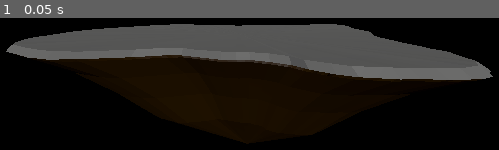
Above: before the commit, frame 1.
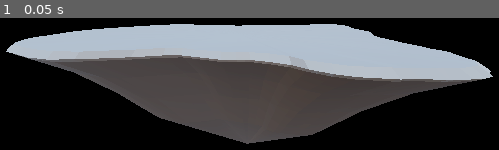
Above: after the commit, the same moment.

Repository: nilufarlakada/restfulweather
Game: Godot game, scene res://Scenes/main.tscn
The game is run twice, just before and just after one commit, with the same random seed, the same clock (stepped at 60 frames per second) and the same inputs.
Inputs:
- Up to frame 1 (0.05 s): no input

The runs differ from the first frame. In frame 1, 53% of the frame differs, in the area x 1-99%, y 4-96%.

Commit message:
added clouds and updated winter day/night scenes to display/not display clouds

Diff:
--- /dev/null
+++ b/Scenes/cloudy.tscn
@@ -0,0 +1,69 @@
+[gd_scene load_steps=8 format=3 uid="uid://b75gkabc5dced"]
+
+[ext_resource type="Script" uid="uid://e6hp1pc1vlye" path="res://Scripts/main.gd" id="1_v6g2j"]
+[ext_resource type="Script" uid="uid://c4b4xlktkr66k" path="res://Scripts/camer_root.gd" id="2_2nknx"]
+[ext_resource type="Script" uid="uid://cbwbu6lsmt1yc" path="res://Scripts/camera_pivot.gd" id="3_3ru78"]
+[ext_resource type="PackedScene" uid="uid://cbmv4npl1nqu3" path="res://ass/cloud.glb" id="5_2nknx"]
+
+[sub_resource type="ProceduralSkyMaterial" id="ProceduralSkyMaterial_wjvmw"]
+sky_horizon_color = Color(0.662243, 0.671743, 0.686743, 1)
+ground_horizon_color = Color(0.662243, 0.671743, 0.686743, 1)
+
+[sub_resource type="Sky" id="Sky_q3g74"]
+sky_material = SubResource("ProceduralSkyMaterial_wjvmw")
+
+[sub_resource type="Environment" id="Environment_jkhue"]
+background_mode = 2
+sky = SubResource("Sky_q3g74")
+tonemap_mode = 2
+glow_enabled = true
+fog_enabled = true
+fog_sun_scatter = 0.5
+
+[node name="Cloudy" type="Node3D"]
+script = ExtResource("1_v6g2j")
+
+[node name="WorldEnvironment" type="WorldEnvironment" parent="."]
+environment = SubResource("Environment_jkhue")
+
+[node name="CameraRoot" type="Node3D" parent="."]
+script = ExtResource("2_2nknx")
+
+[node name="CameraPivot" type="Node3D" parent="CameraRoot"]
+script = ExtResource("3_3ru78")
+
+[node name="Camera3D" type="Camera3D" parent="CameraRoot/CameraPivot"]
+transform = Transform3D(1, 0, 0, 0, 1, 0, 0, 0, 1, 1.8052, 2.90875, 14.3863)
+
+[node name="DirectionalLight3D" type="DirectionalLight3D" parent="."]
+transform = Transform3D(1, 0, 0, 0, 0.830878, 0.556455, 0, -0.556455, 0.830878, -10.252, 20.0656, 42.264)
+light_energy = 5.0
+
+[node name="HTTPRequest" type="HTTPRequest" parent="."]
+
+[node name="cloud" parent="." instance=ExtResource("5_2nknx")]
+transform = Transform3D(-6.99382e-08, 0, -1.6, 0, 1.6, 0, 1.6, 0, -6.99382e-08, -7.26263, 10.6991, 0.0372028)
+
+[node name="cloud7" parent="." instance=ExtResource("5_2nknx")]
+transform = Transform3D(-6.99382e-08, 0, -1.6, 0, 1.6, 0, 1.6, 0, -6.99382e-08, -6.56467, 8.19445, 3.91405)
+
+[node name="cloud5" parent="." instance=ExtResource("5_2nknx")]
+transform = Transform3D(-6.99382e-08, 0, -1.6, 0, 1.6, 0, 1.6, 0, -6.99382e-08, 4.03882, 9.28765, -0.0305862)
+
+[node name="cloud3" parent="." instance=ExtResource("5_2nknx")]
+transform = Transform3D(-4.37365e-08, -8.52318e-13, -1, -0.0339052, 0.999425, 1.48205e-09, 0.999425, 0.0339052, -4.37114e-08, -1.36844, 7.5473, -0.580378)
+
+[node name="cloud8" parent="." instance=ExtResource("5_2nknx")]
+transform = Transform3D(-4.37365e-08, -8.52318e-13, -1, -0.0339052, 0.999425, 1.48205e-09, 0.999425, 0.0339052, -4.37114e-08, 0.721795, 6.95346, 3.03276)
+
+[node name="cloud4" parent="." instance=ExtResource("5_2nknx")]
+transform = Transform3D(-5.68575e-08, -1.10801e-12, -1.3, -0.0440768, 1.29925, 1.92666e-09, 1.29925, 0.0440768, -5.68248e-08, -1.47413, 10.95, 0.0702019)
+
+[node name="cloud6" parent="." instance=ExtResource("5_2nknx")]
+transform = Transform3D(-5.68575e-08, -1.10801e-12, -1.3, -0.0440768, 1.29925, 1.92666e-09, 1.29925, 0.0440768, -5.68248e-08, -1.97969, 9.8756, 3.77926)
+
+[node name="cloud2" parent="." instance=ExtResource("5_2nknx")]
+transform = Transform3D(-5.68248e-08, 0, -1.3, 0, 1.3, 0, 1.3, 0, -5.68248e-08, -8.73753, 8.22518, -0.226191)
+
+[node name="cloud9" parent="." instance=ExtResource("5_2nknx")]
+transform = Transform3D(-5.68248e-08, 0, -1.3, 0, 1.3, 0, 1.3, 0, -5.68248e-08, 5.44614, 7.71371, 2.87095)
--- a/Scenes/idler.tscn
+++ b/Scenes/idler.tscn
@@ -143,8 +143,6 @@
 
 [node name="MorningState" type="Node" parent="StateMachine"]
 script = SubResource("GDScript_22vc3")
-metadata/_custom_type_script = "uid://vd18rpgl81ks"
 
 [node name="EveningState" type="Node" parent="StateMachine"]
 script = SubResource("GDScript_prfkh")
-metadata/_custom_type_script = "uid://c7emub3h2veov"
--- a/Scenes/main.tscn
+++ b/Scenes/main.tscn
@@ -7,6 +7,8 @@
 [ext_resource type="Script" uid="uid://0w7daxqx75iv" path="res://Scripts/scenestatemachine.gd" id="5_6bp64"]
 [ext_resource type="Script" uid="uid://ca3gc4nqn4h6e" path="res://Scenes/winter_day.gd" id="6_344ge"]
 [ext_resource type="Script" uid="uid://cmchly3lqqnyn" path="res://Scenes/winter_night.gd" id="7_ynf5e"]
+[ext_resource type="PackedScene" uid="uid://cgrs2eermwraq" path="res://Scenes/snowing.tscn" id="8_344ge"]
+[ext_resource type="PackedScene" uid="uid://b75gkabc5dced" path="res://Scenes/cloudy.tscn" id="8_ynf5e"]
 
 [node name="Main" type="Node3D"]
 script = ExtResource("1_bo1nx")
@@ -30,6 +32,16 @@
 
 [node name="HTTPRequest" type="HTTPRequest" parent="WM"]
 
+[node name="WeatherConditions" type="Node3D" parent="."]
+
+[node name="Clouds" parent="WeatherConditions" instance=ExtResource("8_ynf5e")]
+visible = false
+script = null
+
+[node name="Snowing" parent="WeatherConditions" instance=ExtResource("8_344ge")]
+visible = false
+script = null
+
 [node name="SceneStateMachine" type="Node" parent="."]
 script = ExtResource("5_6bp64")
 metadata/_custom_type_script = "uid://0w7daxqx75iv"
--- a/Scenes/snowing.tscn
+++ b/Scenes/snowing.tscn
@@ -1,9 +1,8 @@
-[gd_scene load_steps=17 format=3 uid="uid://cgrs2eermwraq"]
+[gd_scene load_steps=16 format=3 uid="uid://cgrs2eermwraq"]
 
 [ext_resource type="Script" uid="uid://e6hp1pc1vlye" path="res://Scripts/main.gd" id="1_wjvmw"]
 [ext_resource type="Script" uid="uid://c4b4xlktkr66k" path="res://Scripts/camer_root.gd" id="2_q3g74"]
 [ext_resource type="Script" uid="uid://cbwbu6lsmt1yc" path="res://Scripts/camera_pivot.gd" id="3_jkhue"]
-[ext_resource type="PackedScene" uid="uid://bulvsf0idnnoj" path="res://ass/snowground.glb" id="4_he2xy"]
 
 [sub_resource type="ProceduralSkyMaterial" id="ProceduralSkyMaterial_wjvmw"]
 sky_horizon_color = Color(0.662243, 0.671743, 0.686743, 1)
@@ -86,8 +85,6 @@
 [node name="Camera3D" type="Camera3D" parent="CameraRoot/CameraPivot"]
 transform = Transform3D(1, 0, 0, 0, 1, 0, 0, 0, 1, 1.8052, 2.90875, 14.3863)
 
-[node name="snowground" parent="." instance=ExtResource("4_he2xy")]
-
 [node name="DirectionalLight3D" type="DirectionalLight3D" parent="."]
 transform = Transform3D(1, 0, 0, 0, 0.830878, 0.556455, 0, -0.556455, 0.830878, -10.252, 20.0656, 42.264)
 light_energy = 5.0
@@ -95,7 +92,7 @@
 [node name="HTTPRequest" type="HTTPRequest" parent="."]
 
 [node name="Snow" type="GPUParticles3D" parent="."]
-transform = Transform3D(1, 0, 0, 0, 1, 0, 0, 0, 1, 0, 16, 0)
+transform = Transform3D(1, 0, 0, 0, 1, 0, 0, 0, 1, 0, 8, 0)
 amount = 256
 lifetime = 3.5
 visibility_aabb = AABB(-52.5433, -58.2178, -49.5878, 93.1639, 61.199, 87.2086)
--- a/Scenes/winter_day.gd
+++ b/Scenes/winter_day.gd
@@ -1,16 +1,30 @@
 class_name WinterDay extends Scene
+
+@onready var clouds = get_node("../../WeatherConditions/Clouds")
+@onready var light = get_node("../../DirectionalLight3D")
 
 # Called when the node enters the scene tree for the first time.
 func _ready() -> void:
 	start_hour = 5
 	end_hour = 20
+
+	# Reset everything
+	clouds.visible = false
+	#snow.visible = false
+	#rain.visible = false
 	pass # Replace with function body.
 
-func Enter() -> void:
+func Enter(weather: String) -> void:
 	print("Entering WinterDay")
-	var light = get_node("../../DirectionalLight3D") as DirectionalLight3D
 	if light:
 		light.light_energy = 5
+
+	match weather:
+		"Clouds", "Cloudy":
+			clouds.visible = true
+		"Clear":
+			pass # everything stays hidden
+
 	# Set background, particle effects, etc.
 
 func Exit() -> void:
--- a/Scenes/winter_night.gd
+++ b/Scenes/winter_night.gd
@@ -1,16 +1,24 @@
 class_name WinterNight extends Scene
+
+@onready var clouds = get_node("../../WeatherConditions/Clouds")
+@onready var light = get_node("../../DirectionalLight3D")
 
 # Called when the node enters the scene tree for the first time.
 func _ready() -> void:
 	start_hour = 21
 	end_hour = 4
+	clouds.visible = false
 	pass # Replace with function body.
 
-func Enter() -> void:
+func Enter(weather: String) -> void:
 	print("Entering WinterNight")
-	var light = get_node("../../DirectionalLight3D") as DirectionalLight3D
 	if light:
 		light.light_energy = 0.2
+	match weather:
+		"Clouds", "Cloudy":
+			clouds.visible = true
+		"Clear":
+			pass # everything stays hidden
 	# Set background, particle effects, etc.
 
 func Exit() -> void:
--- a/Scripts/scene.gd
+++ b/Scripts/scene.gd
@@ -10,7 +10,7 @@
 func _ready() -> void:
 	pass # Replace with function body.
 
-func Enter() -> void:
+func Enter(_weather: String) -> void:
 	pass
 
 func Exit() -> void:
--- a/Scripts/scenestatemachine.gd
+++ b/Scripts/scenestatemachine.gd
@@ -88,5 +88,8 @@
 
 	prev_scene = curr_scene
 	curr_scene = new_scene
-	curr_scene.Enter()
+	curr_scene.Enter(current_weather)
+
+
+
 	print("Switched to scene: ", curr_scene.name)
Not shown: 1 places in Scenes/main.tscn that only renumber resources
Binary file added: ass/cloud.glb
Not shown, added: ass/cloud.glb.import
